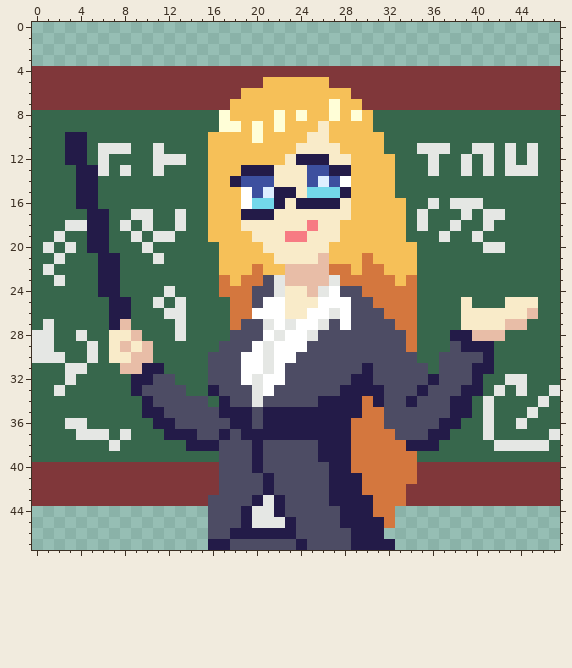
Two states of a pixel-art sprite, img/tutorial_pixel.png. The picture above was drawn from the file before the commit.
The file is 48x48 pixels.
After the commit:
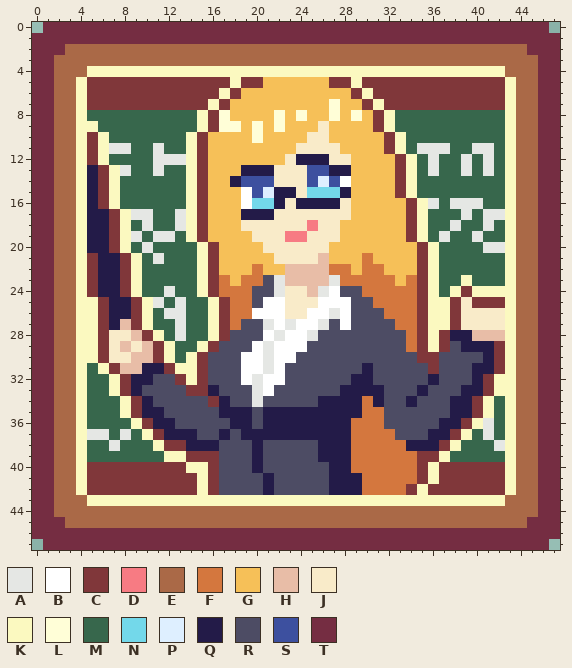
Palette (. is transparent): A #e5e7e4  B #ffffff  C #80373a  D #f77b83  E #aa6947  F #d4773e  G #f6c058  H #e8bda7  J #f9ebc9  K #fbf9c0  L #fffed7  M #37674c  N #73d8ea  P #deefff  Q #231b48  R #4d4c64  S #3d509f  T #752d42
Edits made:
Changed rows in their new state; - is an unchanged pixel.
first column x 0:
 0 -TTTTTTTTTTTTTTTTTTTTTTTTTTTTTTTTTTTTTTTTTTTTTT-
 1 TTTTTTTTTTTTTTTTTTTTTTTTTTTTTTTTTTTTTTTTTTTTTTTT
 2 TTTEEEEEEEEEEEEEEEEEEEEEEEEEEEEEEEEEEEEEEEEEETTT
 3 TTEEEEEEEEEEEEEEEEEEEEEEEEEEEEEEEEEEEEEEEEEEEETT
 4 TTEEEKKKKKKKKKKKKKKKKKKKKKKKKKKKKKKKKKKKKKKEEETT
 5 TTEEK-------------K----------K-------------KEETT
 6 TTEEK------------K------------K------------KEETT
 7 TTEEK-----------K--------------K-----------KEETT
 8 TTEEK----------KC--------------CK----------KEETT
 9 TTEEKK---------KC--------------CK----------KEETT
10 TTEEKCK-------KC----------------CK---------KEETT
11 TTEEKCK-------KC----------------CK---------KEETT
12 TTEEKCK-------KC-----------------CK--------KEETT
13 TTEEK-CK------KC-----------------CK--------KEETT
14 TTEEK-CK------KC-----------------CK--------KEETT
15 TTEEK-CK------KC-----------------CK--------KEETT
16 TTEEK-CK------KC------------------CK-------KEETT
17 TTEEK--CK-----KC------------------CK-------KEETT
18 TTEEK--CK-----KC------------------CK-------KEETT
19 TTEEK--CK-----KC------------------CK-------KEETT
20 TTEEK--CK------KC------------------CK------KEETT
21 TTEEKC--CK-----KC------------------CK------KEETT
22 TTEEKC--CK-----KC------------------CK------KEETT
23 TTEEKC--CK-----KC------------------CK--K---KEETT
24 TTEEKC--CK-----KC------------------CK-KCKKKKEETT
25 TTEEKKC--CK-----KC-----------------CKKC-CCCKEETT
26 TTEEKKC--CK-----KC-----------------CKKC----KEETT
27 TTEEKKC--CK-----KC-----------------CKKC----KEETT
28 TTEEKKC---CK----KC-----------------CKC-----KEETT
29 TTEEKKC----CK--KC------------------CKC----CKEETT
30 TTEEKKC----CK-KC-------------------CC-----CKEETT
31 TTEEK-KC----CKKC--------------------C-----CKEETT
32 TTEEK--KC----CKC-------------------------CKKEETT
33 TTEEK--KC-----CC-------------------------CKKEETT
34 TTEEK---KC------C-----------------------CK-KEETT
35 TTEEK---KC------------------------------CK-KEETT
36 TTEEK----KC----------------------------CK--KEETT
37 TTEEK-----KC--------------------------CK---KEETT
38 TTEEK------KCC-----------------------CK----KEETT
39 TTEEK-------KKCCC------------------CCK-----KEETT
40 TTEEK---------KK--------------------K------KEETT
41 TTEEK----------K--------------------K------KEETT
42 TTEEK----------K-------------------K-------KEETT
43 TTEEEKKKKKKKKKKKKKKKKKKKKKKKKKKKKKKKKKKKKKKEEETT
44 TTEEEEEEEEEEEEEEEEEEEEEEEEEEEEEEEEEEEEEEEEEEEETT
45 TTTEEEEEEEEEEEEEEEEEEEEEEEEEEEEEEEEEEEEEEEEEETTT
46 TTTTTTTTTTTTTTTTTTTTTTTTTTTTTTTTTTTTTTTTTTTTTTTT
47 -TTTTTTTTTTTTTTTTTTTTTTTTTTTTTTTTTTTTTTTTTTTTTT-
Where, in picture pixels (left, top, right, bottom), the same in both pictures:
changed: (32, 22, 560, 550)
